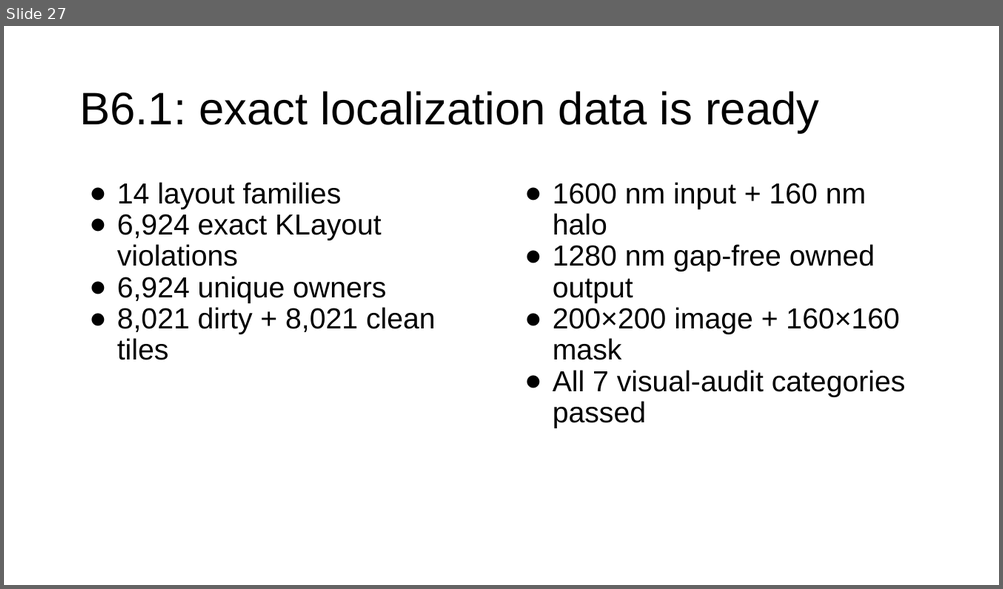
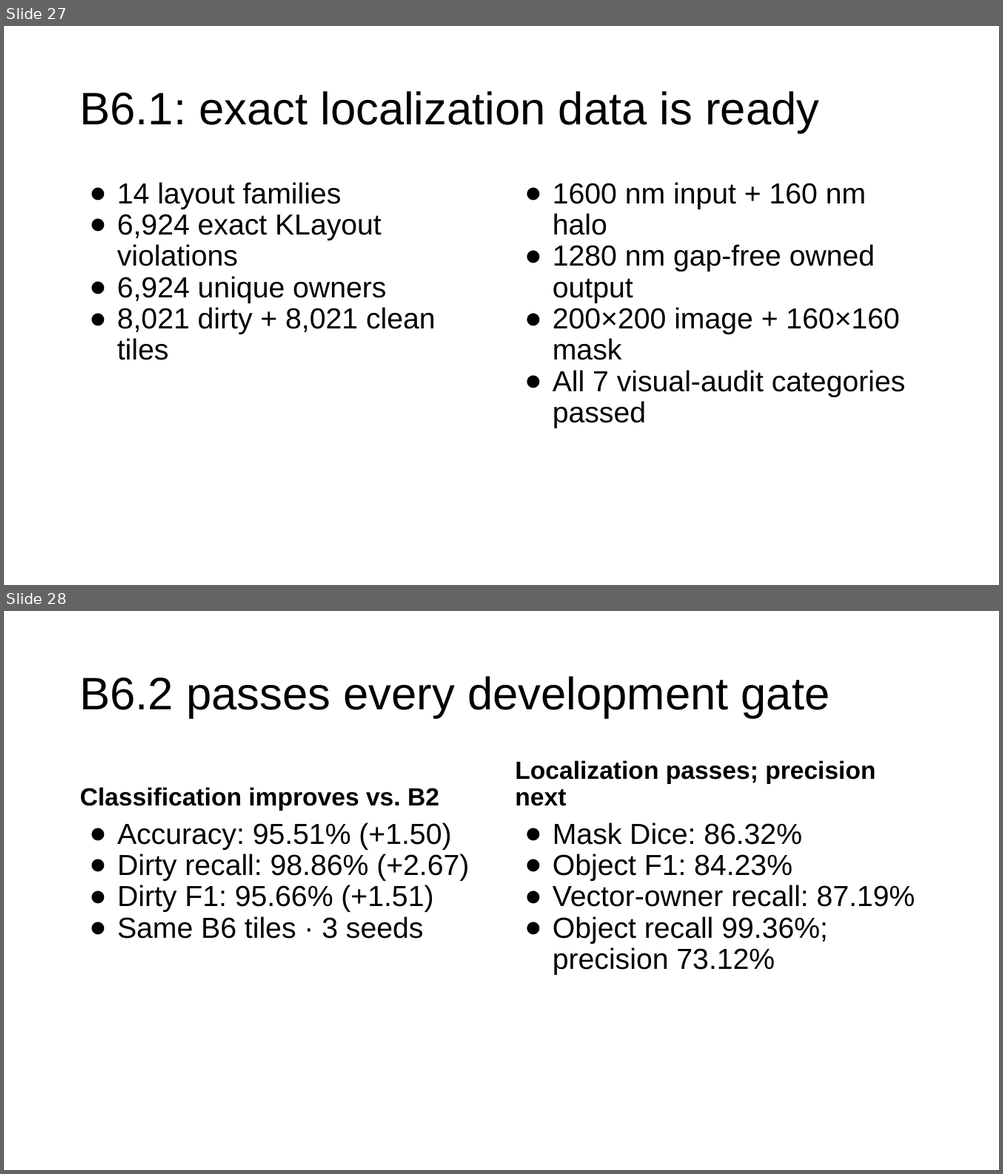
Before and after one commit to nocleo/ADVLSI2_Project_updated, a slide deck: presentation/ADVLSI2_DRC_CNN_Project_Progress.pptx. Shown one above the other, each under a label of ours: slide 27 before the commit, slides 27 and 28 after it. The pictures are 1003x589 and 1003x1174 pixels, drawn with LibreOffice and Linux fonts; fonts in the diff are those of the drawing. Boxes give left, top, right and bottom in pixels: in the first picture for what was removed or moved away, otherwise in the second. Text is boxed around its words. In the diff, an @@ line names an element or a change of style, - is before the commit and + after.

```diff
--- a/presentation/ADVLSI2_DRC_CNN_Project_Progress.pptx
+++ b/presentation/ADVLSI2_DRC_CNN_Project_Progress.pptx
@@ slide 28 added at (4, 611, 999, 1170), background #FFFFFF @@
@@ title added at (80, 676, 830, 718), 44 pt, text #000000 @@
+B6.2 passes every development gate
@@ text added at (515, 760, 875, 806), 24 pt, text #000000, bold @@
+Localization passes; precision next
@@ text added at (80, 787, 439, 811), 24 pt, text #000000, bold @@
+Classification improves vs. B2
@@ text added at (117, 823, 469, 939), 28 pt, text #000000 @@
+● Accuracy: 95.51% (+1.50)
+● Dirty recall: 98.86% (+2.67)
+● Dirty F1: 95.66% (+1.51)
+● Same B6 tiles · 3 seeds
@@ text added at (552, 823, 915, 975), 28 pt, text #000000 @@
+● Mask Dice: 86.32%
+● Object F1: 84.23%
+● Vector-owner recall: 87.19%
+● Object recall 99.36%; precision 73.12%
```
Also in this commit, not shown: 4 slides changed, 1 slide removed, 8 other files.
